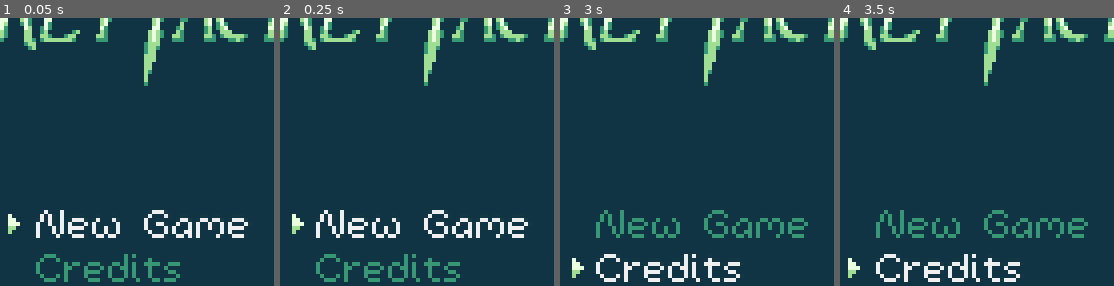
Above: before the commit, frames 1-4 (left to right).
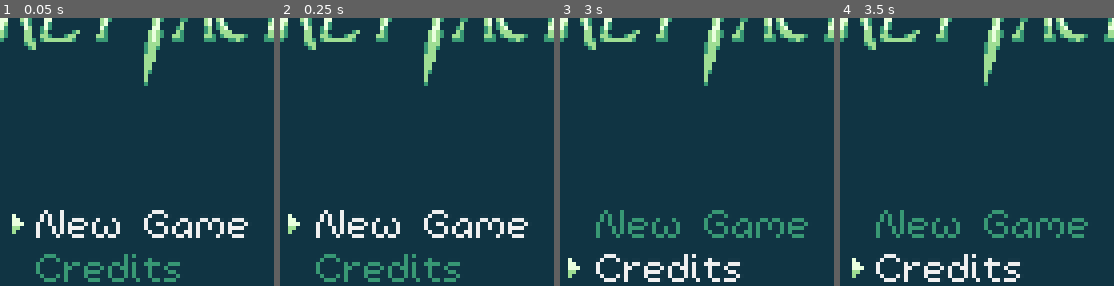
Above: after the commit, the same moments.

Repository: kevinlights/titan_tactics
Game: Godot game, scene res://scenes/landing.tscn
The game is run twice, just before and just after one commit, with the same random seed, the same clock (stepped at 60 frames per second) and the same inputs.
Inputs:
- Up to frame 1 (0.05 s): no input
- Up to frame 2 (0.25 s): no input
- Up to frame 3 (3 s): click "Credits" at 0.5 s; click "New Game" at 1.25 s; click "New Game" at 2 s; click "OK" at 2.75 s
- Up to frame 4 (3.5 s): no input
The pictures show only the part of the screen within x 26-76%, y 26-76%; the shares and areas given below are measured in that part.

The runs differ from the first frame. In frame 1, 0.2% of the frame differs, in the area x 2-9%, y 73-81%; in frame 2, 0.2%; in frame 3, 0.2%; in frame 4, 0.2%.

Commit message:
end turn by pressing on yourself, battle showing at the start of ai turn

Diff:
--- a/scenes/landing.tscn
+++ b/scenes/landing.tscn
@@ -102,7 +102,6 @@
 visible = false
 position = Vector2( -2, 0 )
 frames = SubResource( 4 )
-frame = 1
 playing = true
 centered = false
 offset = Vector2( -1, 2 )
@@ -123,6 +122,7 @@
 visible = false
 position = Vector2( -2, 0 )
 frames = SubResource( 4 )
+frame = 1
 playing = true
 centered = false
 offset = Vector2( -1, 2 )
@@ -144,7 +144,6 @@
 visible = false
 position = Vector2( -2, 0 )
 frames = SubResource( 4 )
-frame = 1
 playing = true
 centered = false
 offset = Vector2( -1, 2 )
@@ -164,7 +163,6 @@
 visible = false
 position = Vector2( -2, 0 )
 frames = SubResource( 4 )
-frame = 1
 playing = true
 centered = false
 offset = Vector2( -1, 2 )
--- a/scenes/world.tscn
+++ b/scenes/world.tscn
@@ -25,47 +25,47 @@
 
 [sub_resource type="AtlasTexture" id=3]
 atlas = ExtResource( 3 )
-region = Rect2( 60, 20, 20, 20 )
+region = Rect2( 100, 0, 20, 20 )
 
 [sub_resource type="AtlasTexture" id=4]
 atlas = ExtResource( 14 )
-region = Rect2( 18, 0, 18, 18 )
+region = Rect2( 90, 0, 18, 18 )
 
 [sub_resource type="AtlasTexture" id=5]
 atlas = ExtResource( 14 )
-region = Rect2( 100, 0, 20, 20 )
+region = Rect2( 90, 18, 18, 18 )
 
 [sub_resource type="AtlasTexture" id=6]
-atlas = ExtResource( 3 )
-region = Rect2( 100, 0, 20, 20 )
+atlas = ExtResource( 14 )
+region = Rect2( 54, 0, 18, 18 )
 
 [sub_resource type="AtlasTexture" id=7]
 atlas = ExtResource( 14 )
-region = Rect2( 54, 0, 18, 18 )
+region = Rect2( 54, 18, 18, 18 )
 
 [sub_resource type="AtlasTexture" id=8]
-atlas = ExtResource( 14 )
-region = Rect2( 54, 18, 18, 18 )
+atlas = ExtResource( 3 )
+region = Rect2( 40, 20, 20, 20 )
 
 [sub_resource type="AtlasTexture" id=9]
-atlas = ExtResource( 14 )
-region = Rect2( 90, 0, 18, 18 )
+atlas = ExtResource( 3 )
+region = Rect2( 40, 0, 20, 20 )
 
 [sub_resource type="AtlasTexture" id=10]
-atlas = ExtResource( 14 )
-region = Rect2( 90, 18, 18, 18 )
+atlas = ExtResource( 3 )
+region = Rect2( 60, 0, 20, 20 )
 
 [sub_resource type="AtlasTexture" id=11]
 atlas = ExtResource( 3 )
-region = Rect2( 40, 20, 20, 20 )
+region = Rect2( 60, 20, 20, 20 )
 
 [sub_resource type="AtlasTexture" id=12]
-atlas = ExtResource( 3 )
-region = Rect2( 40, 0, 20, 20 )
+atlas = ExtResource( 14 )
+region = Rect2( 18, 0, 18, 18 )
 
 [sub_resource type="AtlasTexture" id=13]
-atlas = ExtResource( 3 )
-region = Rect2( 60, 0, 20, 20 )
+atlas = ExtResource( 14 )
+region = Rect2( 100, 0, 20, 20 )
 
 [sub_resource type="SpriteFrames" id=14]
 animations = [ {
@@ -76,38 +76,38 @@
 }, {
 "frames": [ SubResource( 3 ) ],
 "loop": true,
-"name": "blank",
+"name": "heal",
 "speed": 5.0
 }, {
 "frames": [ SubResource( 4 ), SubResource( 5 ) ],
 "loop": true,
-"name": "cantmove",
+"name": "archer",
 "speed": 5.0
 }, {
-"frames": [ SubResource( 6 ) ],
-"loop": true,
-"name": "heal",
-"speed": 5.0
-}, {
-"frames": [ SubResource( 7 ), SubResource( 8 ) ],
+"frames": [ SubResource( 6 ), SubResource( 7 ) ],
 "loop": true,
 "name": "mage",
 "speed": 5.0
 }, {
-"frames": [ SubResource( 9 ), SubResource( 10 ) ],
-"loop": true,
-"name": "archer",
-"speed": 5.0
-}, {
-"frames": [ SubResource( 11 ), SubResource( 12 ) ],
+"frames": [ SubResource( 8 ), SubResource( 9 ) ],
 "loop": true,
 "name": "attack",
 "speed": 5.0
 }, {
-"frames": [ SubResource( 13 ), SubResource( 3 ) ],
+"frames": [ SubResource( 10 ), SubResource( 11 ) ],
 "loop": true,
 "name": "guard",
 "speed": 3.0
+}, {
+"frames": [ SubResource( 11 ) ],
+"loop": true,
+"name": "blank",
+"speed": 5.0
+}, {
+"frames": [ SubResource( 12 ), SubResource( 13 ) ],
+"loop": true,
+"name": "cantmove",
+"speed": 5.0
 } ]
 
 [node name="World" type="Node2D"]
--- a/scripts/ai/naive.gd
+++ b/scripts/ai/naive.gd
@@ -44,8 +44,8 @@
 		var distance = character.tile.distance_to(enemy.tile)
 		if distance <= character.character.atk_range and character.character.turn_limits.actions > 0 and not world.is_cover_between(character, enemy.position):
 			print("AI (" + character.character.name + ") says attack")
+			world.gui.battle(character, enemy)
 			character.attack(enemy)
-			world.gui.battle(character, enemy)
 			character.is_done = true
 			world.advance_turn()
 			return
--- a/scripts/gui.gd
+++ b/scripts/gui.gd
@@ -44,7 +44,7 @@
 	active = true
 	match type:
 		Game.CONTROL.PLAYER:
-			battle_hide($battle.player)
+			#battle_hide($battle.player)
 			yield(get_tree().create_timer(2.0), "timeout")
 			print("show turn for player")
 			$playerturn.reset()
--- a/scripts/world.gd
+++ b/scripts/world.gd
@@ -182,6 +182,7 @@
 #			if $gui/battle/box_enemy.visible:
 #				return
 			if get_current().character.turn_limits.actions == 0:
+				get_current().is_done = true
 				_on_end()
 			else:
 				gui.guard()
@@ -514,7 +515,7 @@
 	var context = get_current_context(tile)
 	print(context)
 	var target = entity_at($select.tile)
-	if target and !target.is_loot and !target.is_trigger and target.character.control == Game.CONTROL.AI and context == Game.CONTEXT.ATTACK:
+	if target and !target.is_loot and !target.is_trigger and target.character.control == Game.CONTROL.AI and (context == Game.CONTEXT.ATTACK or context == Game.CONTEXT.GUARD):
 		print("you are pointing on " + str(target.character.name))
 		gui.battle(get_current(), target)
 	else:
